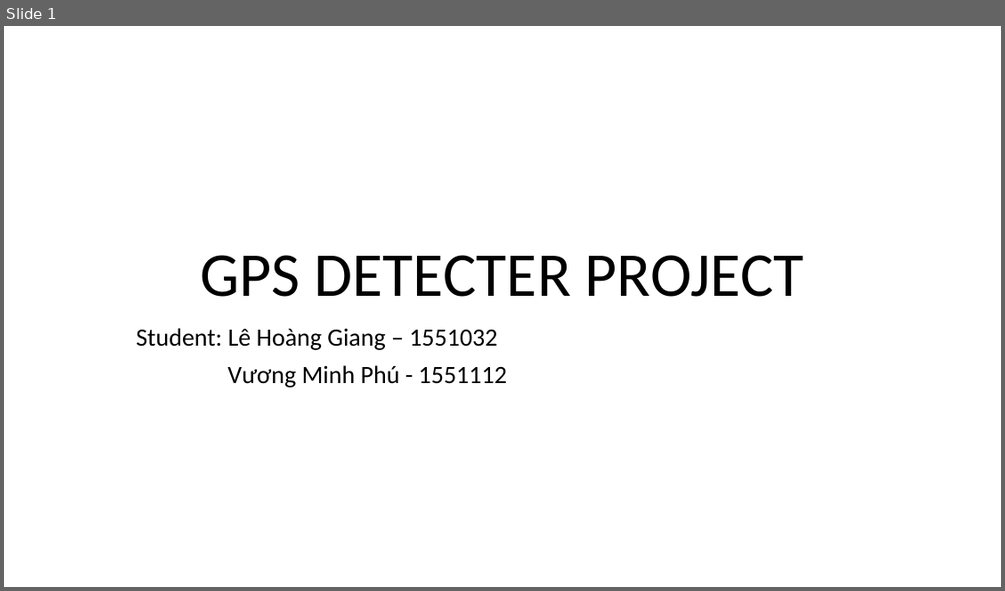
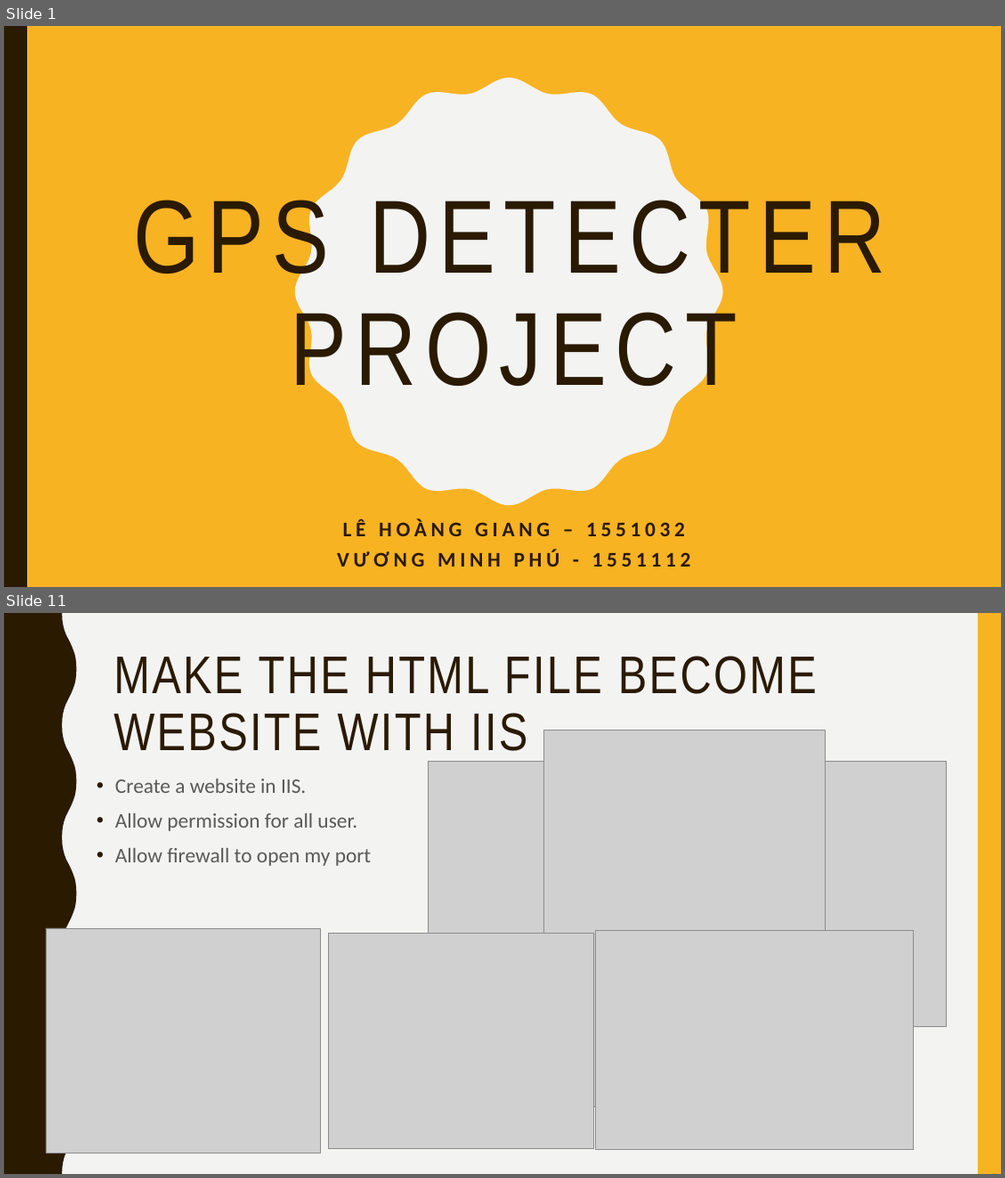
Before and after one commit to GiangHLe/GPS, a slide deck: GPS DETECTER PROJECT.pptx. Shown one above the other, each under a label of ours: slide 1 before the commit, slides 1 and 11 after it; the slides between them are not shown. The pictures are 1005x591 and 1005x1178 pixels, drawn with LibreOffice and Linux fonts; fonts in the diff are those of the drawing; grey boxes stand for pictures. Boxes give left, top, right and bottom in pixels: in the first picture for what was removed or moved away, otherwise in the second. Text is boxed around its words. In the diff, an @@ line names an element or a change of style, - is before the commit and + after.

```diff
--- a/GPS DETECTER PROJECT.pptx
+++ b/GPS DETECTER PROJECT.pptx
@@ slide 11 added at (4, 613, 1001, 1174), background #F3F3F2 @@
@@ freeform shape added at (4, 613, 77, 1174), fill #2A1A00 @@
@@ rectangle added at (978, 613, 1001, 1174), fill #F8B323 @@
@@ title added at (113, 656, 817, 751), 51 pt, text #2A1A00 @@
+MAKE THE HTML FILE BECOME WEBSITE WITH IIS
@@ picture added at (544, 730, 825, 1107) @@
@@ picture added at (428, 761, 947, 1027) @@
@@ text added at (115, 779, 372, 866), 20 pt, text #595959 @@
+• Create a website in IIS.
+• Allow permission for all user.
+• Allow firewall to open my port
@@ picture added at (46, 928, 321, 1153) @@
@@ picture added at (596, 930, 914, 1149) @@
@@ picture added at (329, 933, 594, 1149) @@
@@ slide 1 changed as well @@
@@ background #FFFFFF to #F8B323 @@
@@ rectangle added at (4, 26, 27, 587), fill #2A1A00 @@
@@ freeform shape added at (295, 78, 723, 506), fill #F3F3F2 @@
@@ title "GPS DETECTER PROJECT": place and size @@
-title "GPS DETECTER PROJECT" at (200, 255, 804, 297)
+title "GPS DETECTER PROJECT" at (133, 189, 886, 403)
@@ title "GPS DETECTER PROJECT" at (133, 189, 886, 403): size 60 to 100 pt, font Calibri to Arial Narrow, text colour #000000 to #2A1A00, letter spacing 0 to 8 pt; vertical alignment bottom to middle @@
@@ subtitle at (337, 518, 691, 566): text changed; size 24 to 20 pt; text colour #000000 to #2A1A00; bold on @@
-Student: Lê Hoàng Giang – 1551032
-Vương Minh Phú - 1551112
+LÊ HOÀNG GIANG – 1551032
+VƯƠNG MINH PHÚ - 1551112
```
Also in this commit, not shown: 5 other slides changed, 8 other slides added, 5 slides removed.
